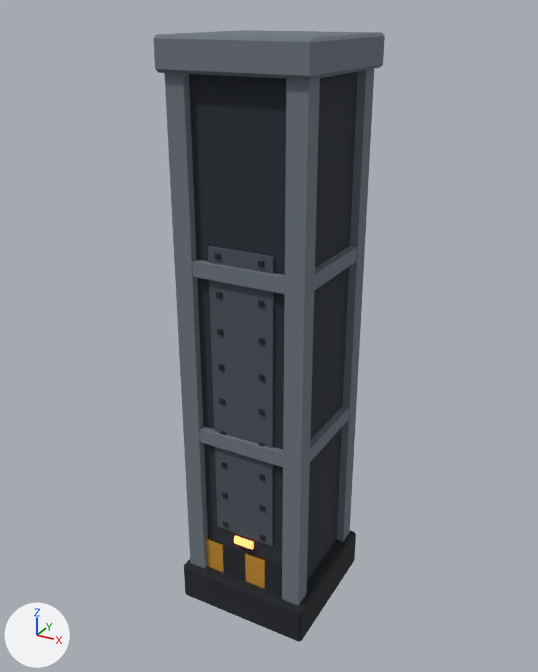
An edit to the FBX model Assets/_Project/Art/Environment/LabKit/Meshes/Wall_Pillar_Large.fbx, drawn before and after from the same camera.
The view is the same before and after, from a camera (50 mm lens) standing at (4.44, -8.18, 8.26) and looking at (-0.08, 0.03, 4.15). The axes (+X, +Y, +Z) are drawn at lower left. The lights are the same throughout. The picture after the commit comes second.

The older version as bpy lines, for what is in view:
```python
mat_lab_metal = principled_material('Lab_Metal')
mat_lab_metal.base_color = (0.156, 0.181, 0.212)  # grey #6e767f
mat_lab_metal.roughness = 1.0
mat_lab_metaldark = principled_material('Lab_MetalDark')
mat_lab_metaldark.base_color = (0.0137, 0.0168, 0.0212)  # black #1f2328
mat_lab_metaldark.roughness = 1.0
mat_lab_wall = principled_material('Lab_Wall')
mat_lab_wall.base_color = (0.0723, 0.0865, 0.107)  # greyish blue #4c535c
mat_lab_wall.roughness = 1.0
mat_lab_walldark = principled_material('Lab_WallDark')
mat_lab_walldark.base_color = (0.0232, 0.0284, 0.0369)  # dark grey #2a2f36
mat_lab_walldark.roughness = 1.0
me_wall_pillar_large = bpy.data.meshes.new('Wall_Pillar_Large')
me_wall_pillar_large.from_pydata(...)  # 472 vertices, 370 faces; spans x -1.0..1.0, y -1.0..1.0, z 0.0..8.0
# faces by material slot: [254, 6, 62, 12, 12, 24]
me_wall_pillar_large.materials.append(mat_lab_metaldark)  # black #1f2328
me_wall_pillar_large.materials.append(mat_lab_walldark)  # dark grey #2a2f36
me_wall_pillar_large.materials.append(mat_lab_metal)  # grey #6e767f
me_wall_pillar_large.materials.append(mat_lab_wall)  # greyish blue #4c535c
me_wall_pillar_large.materials.append(mat_lab_lampwarm)  # yellow #ffe6a2, glowing orange #ff7020
me_wall_pillar_large.materials.append(mat_lab_hazard)  # orange #c08a2a
ob_wall_pillar_large = bpy.data.objects.new('Wall_Pillar_Large', me_wall_pillar_large)
ob_wall_pillar_large.location = (0.0, 0.0, 0.0)
```
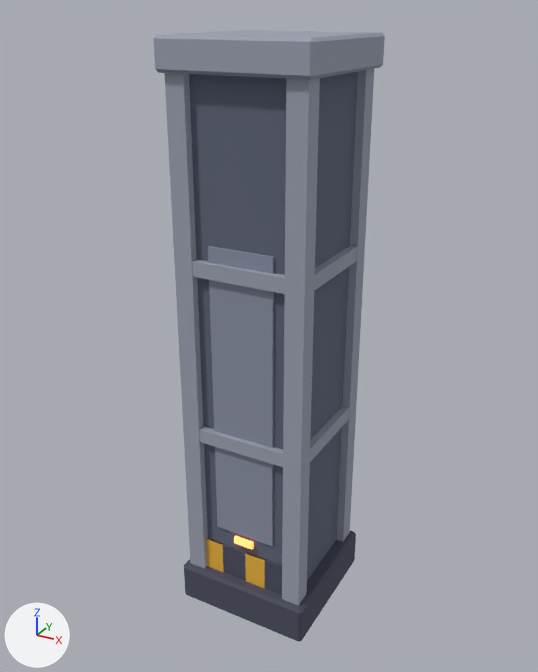
Pixel boxes (x1, y1, x2, y2) of what changed, in the pictures (538 x 672 px):
'Wall_Pillar_Large', recoloured (lighter): (153, 30, 385, 642) in both

What changed in the scene script:
```text
Change mat_lab_metaldark:
    mat_lab_metaldark.base_color: (0.0137, 0.0168, 0.0212) -> (0.0723, 0.0762, 0.117)  # black #1f2328 -> greyish blue #4c4e60
Change mat_lab_walldark:
    mat_lab_walldark.base_color: (0.0232, 0.0284, 0.0369) -> (0.12, 0.136, 0.198)  # dark grey #2a2f36 -> greyish blue #61677b
Change mat_lab_metal:
    mat_lab_metal.base_color: (0.156, 0.181, 0.212) -> (0.337, 0.361, 0.445)  # grey #6e767f -> grey #9da2b2
Change mat_lab_wall:
    mat_lab_wall.base_color: (0.0723, 0.0865, 0.107) -> (0.258, 0.283, 0.376)  # greyish blue #4c535c -> grey #8b91a5
```
